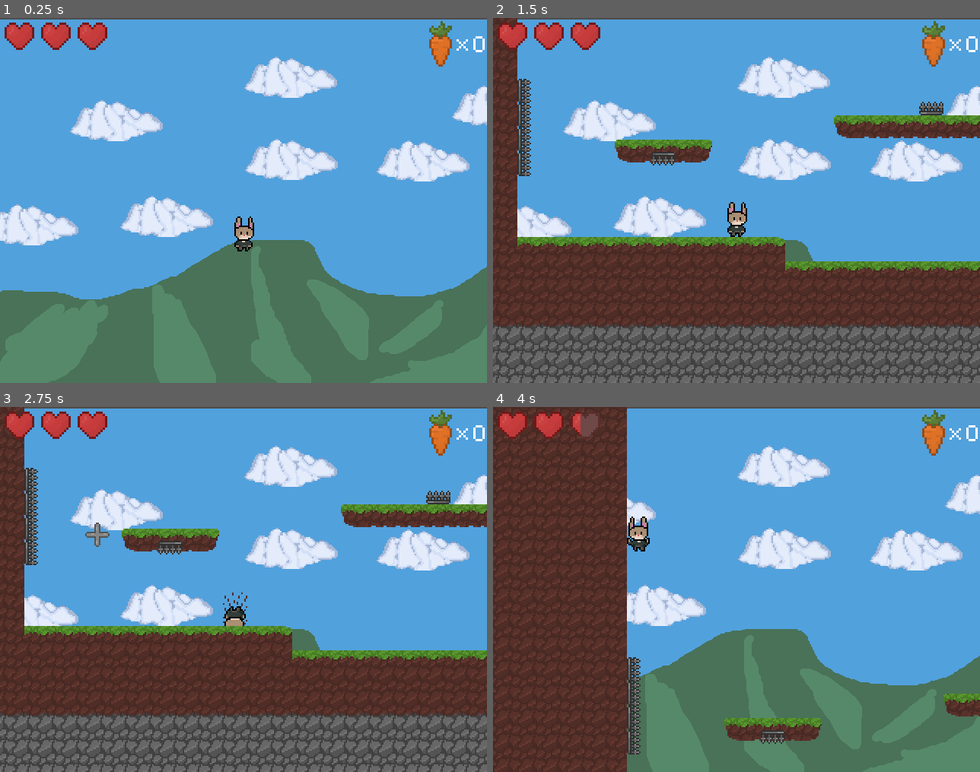
Above: before the commit, frames 1-4 (two rows, left to right).
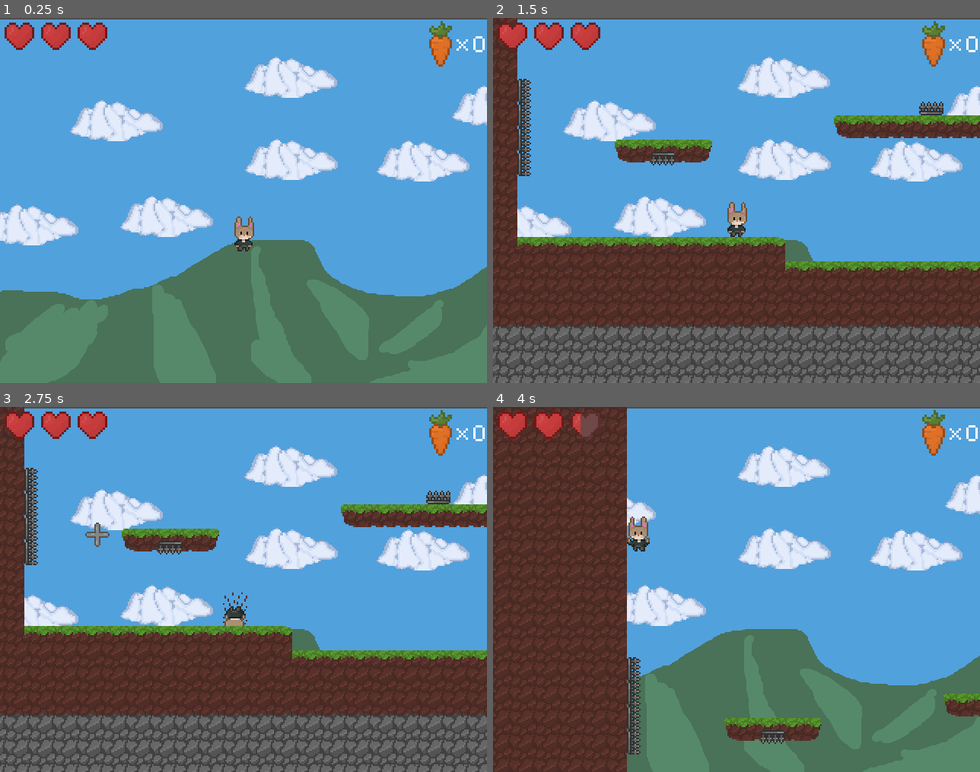
Above: after the commit, the same moments.

Repository: PonderSlime/Warrenguard
Game: Godot game, scene res://Scenes/Test/test_scene_1.tscn
Same seed, same stepped clock (60 frames per second), same inputs: the game is played once before the commit and once after it. The project has no main scene, so this scene is started directly.
Inputs (mouse positions are in pixels of both pictures, inside the frame that each line leads up to):
- Up to frame 1 (0.25 s): no input
- Up to frame 2 (1.5 s): tap Enter (ui_accept) at 0.5, 1.25 s; move the mouse to (712, 273) at 0.52 s; hold W from 0.53 s (still down); tap S (burrow) at 0.6 s; click (712, 273) at 0.67 s; tap Space (jump) at 0.77 s; move the mouse to (882, 255) at 1.27 s; tap F at 1.35 s
- Up to frame 3 (2.75 s): tap Space (jump) at 1.52 s; tap Enter (ui_accept) at 2 s; move the mouse to (97, 534) at 2.02 s; release W at 2.03 s; hold A (move_left) from 2.03 s (still down); tap S (burrow) at 2.1 s
- Up to frame 4 (4 s): keep holding A (move_left); move the mouse to (760, 589) at 2.77 s; tap F at 2.85 s; click (760, 589) at 2.92 s; tap Space (jump) at 3.02, 3.77 s; move the mouse to (663, 498) at 3.52 s; tap S (burrow) at 3.6 s

The runs differ from the first frame. In frame 1, 0.1% of the frame differs, in the area x 48-53%, y 54-64%; in frame 2, 0.1%; in frame 3, less than 0.1%; in frame 4, 0.1%, in the area x 27-33%, y 30-40%.

Commit message:
Player sprite updated

Diff:
--- a/Prepped Assets/Characters/player.gd
+++ b/Prepped Assets/Characters/player.gd
@@ -65,7 +65,6 @@
 	if is_on_floor():
 		if !is_on_floor():
 			state_machine.travel("land")
-			hurt.emit()
 			return
 		if velocity.length() > 50:
 			state_machine.travel("walk")
@@ -86,3 +85,4 @@
 	exit_burrow_ready = false
 func spike():
 	velocity.y = jump_speed
+	hurt.emit()
--- /dev/null
+++ b/Prepped Assets/UI/gos.gd
@@ -0,0 +1,19 @@
+extends CanvasLayer
+
+
+# Called when the node enters the scene tree for the first time.
+func _ready():
+	pass # Replace with function body.
+
+
+# Called every frame. 'delta' is the elapsed time since the previous frame.
+func _process(delta):
+	pass
+
+
+func _on_restart_button_pressed():
+	get_tree().get_current_scene().restart
+
+
+func _on_quit_button_pressed():
+	get_tree().quit()
--- /dev/null
+++ b/Prepped Assets/UI/gos.tscn
@@ -0,0 +1,45 @@
+[gd_scene load_steps=3 format=3 uid="uid://diyn3gqjjdog8"]
+
+[ext_resource type="FontFile" uid="uid://bogvghvlaqn45" path="res://Fonts/m5x7.ttf" id="1_wx15j"]
+[ext_resource type="Script" path="res://Prepped Assets/UI/gos.gd" id="1_x5nyi"]
+
+[node name="GameOverScreen" type="CanvasLayer"]
+process_mode = 2
+offset = Vector2(0, -36.415)
+transform = Transform2D(1, 0, 0, 1, 0, -36.415)
+script = ExtResource("1_x5nyi")
+
+[node name="Rows" type="VBoxContainer" parent="."]
+offset_left = 210.0
+offset_top = 208.0
+offset_right = 430.0
+offset_bottom = 335.0
+
+[node name="Label" type="Label" parent="Rows"]
+texture_filter = 1
+layout_mode = 2
+theme_override_fonts/font = ExtResource("1_wx15j")
+theme_override_font_sizes/font_size = 64
+text = "GAME OVER"
+
+[node name="CenterContainer" type="CenterContainer" parent="Rows"]
+layout_mode = 2
+
+[node name="Rows2" type="VBoxContainer" parent="Rows/CenterContainer"]
+layout_mode = 2
+
+[node name="RestartButton" type="Button" parent="Rows/CenterContainer/Rows2"]
+texture_filter = 1
+layout_mode = 2
+theme_override_fonts/font = ExtResource("1_wx15j")
+theme_override_font_sizes/font_size = 32
+text = "RESTART"
+
+[node name="QuitButton" type="Button" parent="Rows/CenterContainer/Rows2"]
+layout_mode = 2
+theme_override_fonts/font = ExtResource("1_wx15j")
+theme_override_font_sizes/font_size = 32
+text = "QUIT"
+
+[connection signal="pressed" from="Rows/CenterContainer/Rows2/RestartButton" to="." method="_on_restart_button_pressed"]
+[connection signal="pressed" from="Rows/CenterContainer/Rows2/QuitButton" to="." method="_on_quit_button_pressed"]
Binary file changed: Sprites/Player/BurrowAnimation.ase
Binary file changed: Sprites/Player/BurrowAnimation.png
Binary file changed: Sprites/Player/ExitBurrowAnimation.ase
Binary file changed: Sprites/Player/ExitBurrowAnimation.png
Binary file changed: Sprites/Player/FallAnimation.ase
Binary file changed: Sprites/Player/FallAnimation.png
Binary file changed: Sprites/Player/IdleAnimation.ase
Binary file changed: Sprites/Player/IdleAnimation.png
Binary file changed: Sprites/Player/JumpAnimation.ase
Binary file changed: Sprites/Player/JumpAnimation.png
Binary file changed: Sprites/Player/LandAnimation.ase
Binary file changed: Sprites/Player/LandAnimation.png
(and 4 more such lines)
